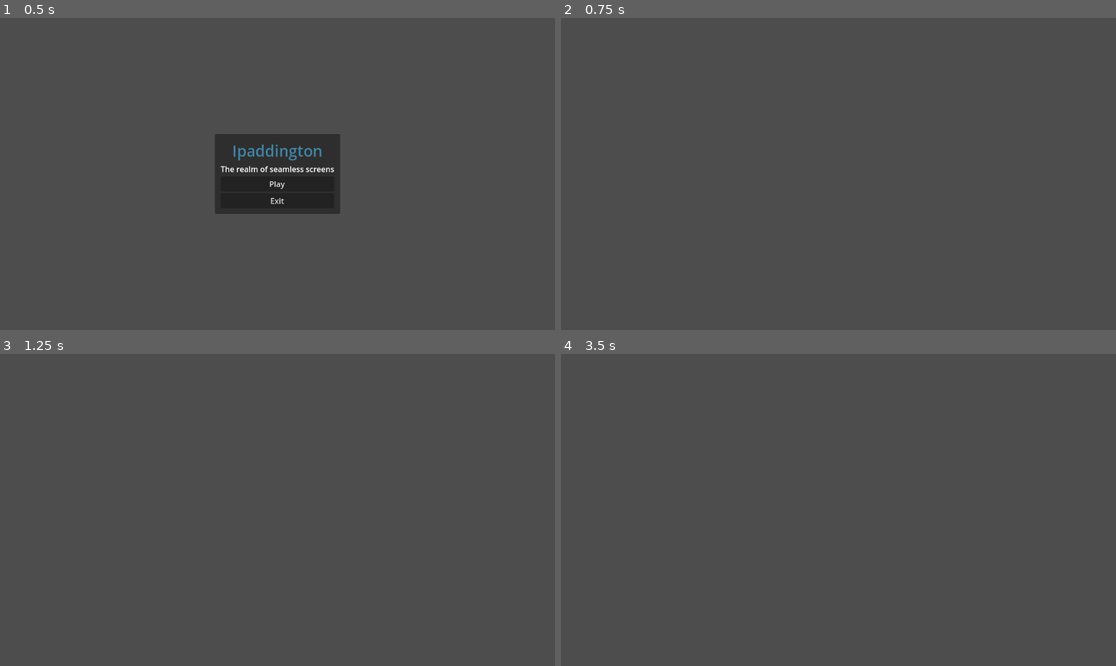
Above: before the commit, frames 1-4 (two rows, left to right).
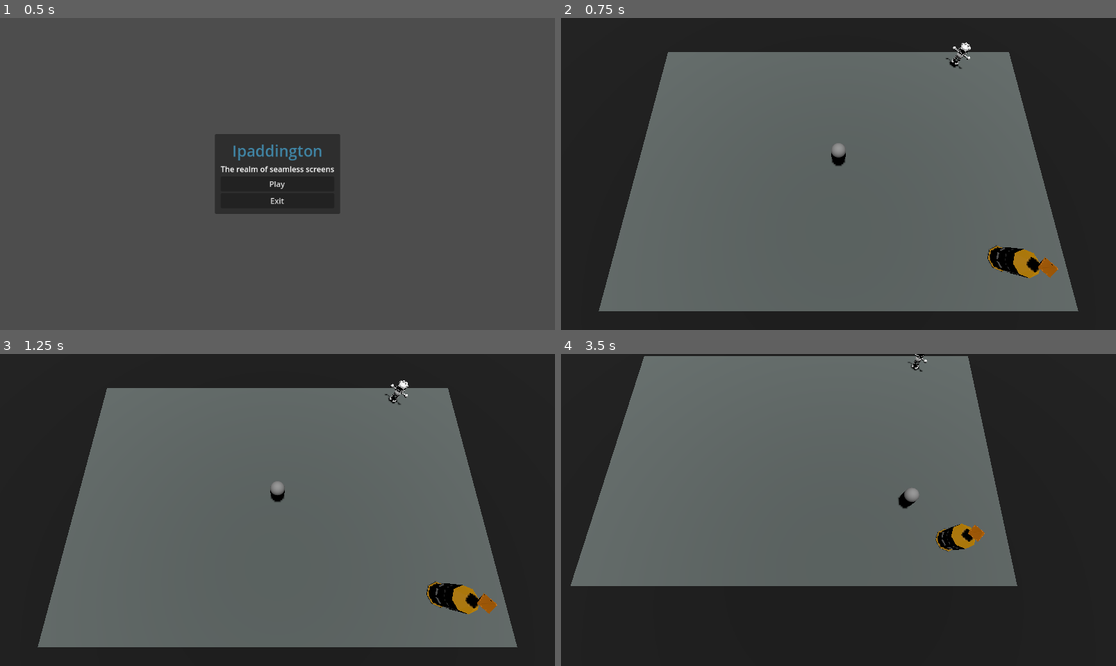
Above: after the commit, the same moments.

Repository: Shahriar-Kariman/Ipaddington
Game: Godot game, scene res://main_menu.tscn
The game is run twice, just before and just after one commit, with the same random seed, the same clock (stepped at 60 frames per second) and the same inputs.
Inputs:
- Up to frame 1 (0.5 s): no input
- Up to frame 2 (0.75 s): click "Play" at 0.5 s
- Up to frame 3 (1.25 s): no input
- Up to frame 4 (3.5 s): tap Enter at 1.25 s; hold Right (move_right) 1.28-2.03 s; tap Shift (move_run) at 1.35, 2.1, 2.85 s; tap Space (jump) at 1.52, 2.27 s; hold Down (move_backwards) 2.03-2.78 s; hold Right (move_right) from 2.78 s (still down)

Frame 1 is identical in both runs. In frame 2, 73% of the frame differs, in the area x 0-100%, y 0-100%; in frame 3, 73%; in frame 4, 83%.

Commit message:
Made the pickup connect to level_1 automatically.

Diff:
--- a/level_1.gd
+++ b/level_1.gd
@@ -10,8 +10,6 @@
 func _process(delta):
 	pass
 
-
-
 func _on_pickup_caught_pickup():
 	var pickup = pickupTemplate.instantiate()
 	#set position of enemy to randomly on the ground
@@ -22,6 +20,7 @@
 
 	pickup.position.x = (randf() * groundSize.x) - groundSize.x/2
 	pickup.position.z = (randf() * groundSize.z) - groundSize.z/2
-	print(pickup.position.x )
+	pickup.caught_Pickup.connect(_on_pickup_caught_pickup)
+	print(pickup.position.x)
 	print(pickup.position.z)
 	add_child(pickup) #adds as a child ourselves
--- a/main_menu.gd
+++ b/main_menu.gd
@@ -12,4 +12,4 @@
 	get_tree().quit()
 
 func _on_play_button_pressed():
-	get_tree().change_scene_to_file("res://main.tscn")
+	get_tree().change_scene_to_file("res://level_1.tscn")
--- a/project.godot
+++ b/project.godot
@@ -20,21 +20,25 @@
 move_left={
 "deadzone": 0.5,
 "events": [Object(InputEventKey,"resource_local_to_scene":false,"resource_name":"","device":-1,"window_id":0,"alt_press …(182 unchanged characters)…
+, Object(InputEventKey,"resource_local_to_scene":false,"resource_name":"","device":-1,"window_id":0,"alt_pressed":false,"shift_pressed":false,"ctrl_pressed":false,"meta_pressed":false,"pressed":false,"keycode":0,"physical_keycode":65,"key_label":0,"unicode":97,"echo":false,"script":null)
 ]
 }
 move_right={
 "deadzone": 0.5,
 "events": [Object(InputEventKey,"resource_local_to_scene":false,"resource_name":"","device":-1,"window_id":0,"alt_press …(182 unchanged characters)…
+, Object(InputEventKey,"resource_local_to_scene":false,"resource_name":"","device":-1,"window_id":0,"alt_pressed":false,"shift_pressed":false,"ctrl_pressed":false,"meta_pressed":false,"pressed":false,"keycode":0,"physical_keycode":68,"key_label":0,"unicode":100,"echo":false,"script":null)
 ]
 }
 move_forward={
 "deadzone": 0.5,
 "events": [Object(InputEventKey,"resource_local_to_scene":false,"resource_name":"","device":-1,"window_id":0,"alt_press …(182 unchanged characters)…
+, Object(InputEventKey,"resource_local_to_scene":false,"resource_name":"","device":-1,"window_id":0,"alt_pressed":false,"shift_pressed":false,"ctrl_pressed":false,"meta_pressed":false,"pressed":false,"keycode":0,"physical_keycode":87,"key_label":0,"unicode":119,"echo":false,"script":null)
 ]
 }
 move_backwards={
 "deadzone": 0.5,
 "events": [Object(InputEventKey,"resource_local_to_scene":false,"resource_name":"","device":-1,"window_id":0,"alt_press …(182 unchanged characters)…
+, Object(InputEventKey,"resource_local_to_scene":false,"resource_name":"","device":-1,"window_id":0,"alt_pressed":false,"shift_pressed":false,"ctrl_pressed":false,"meta_pressed":false,"pressed":false,"keycode":0,"physical_keycode":83,"key_label":0,"unicode":115,"echo":false,"script":null)
 ]
 }
 jump={
Not shown, changed: HiveTurret.glb.import
